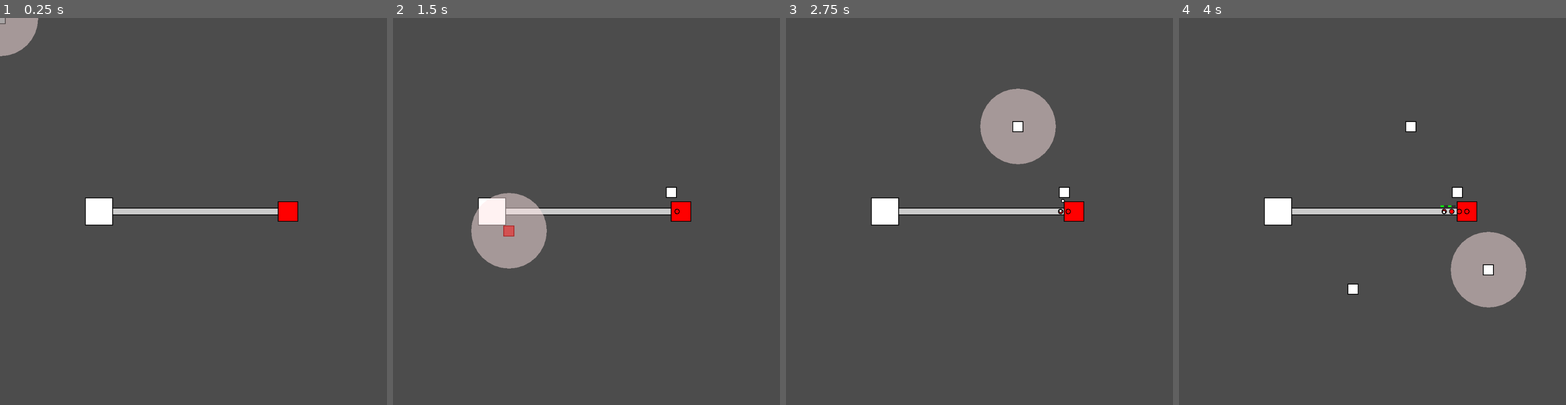
Above: before the commit, frames 1-4 (left to right).
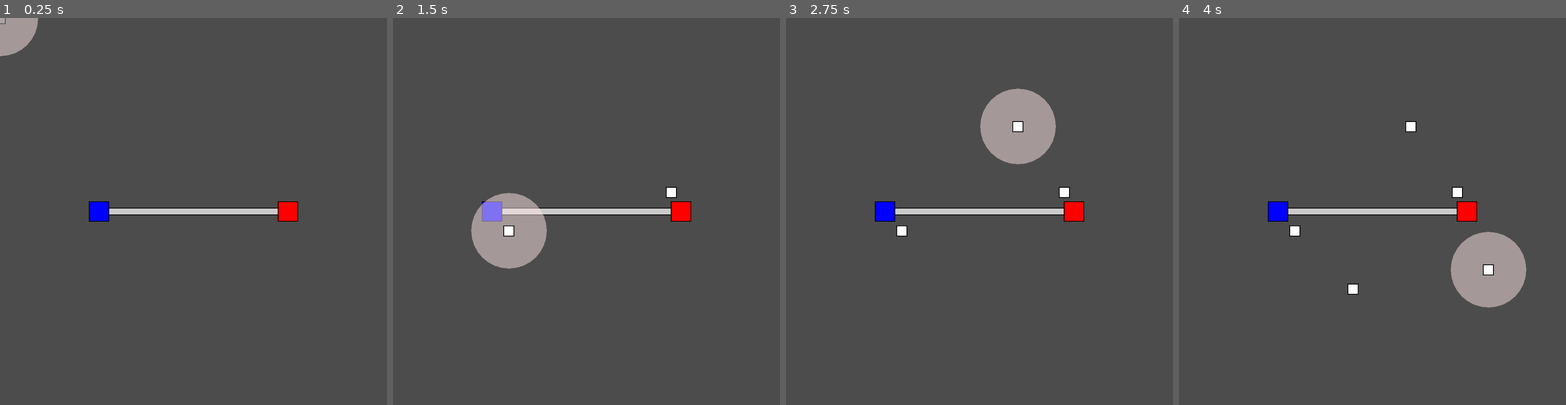
Above: after the commit, the same moments.

Repository: filiperferreira/TowerDeOffense
Game: Godot game, scene res://Game.tscn
The game is run twice, just before and just after one commit, with the same random seed, the same clock (stepped at 60 frames per second) and the same inputs.
Inputs (mouse positions are in pixels of both pictures, inside the frame that each line leads up to):
- Up to frame 1 (0.25 s): no input
- Up to frame 2 (1.5 s): tap Enter at 0.5 s; move the mouse to (671, 192) at 0.52 s; click (671, 192) at 0.6 s; tap Space at 1.25 s; move the mouse to (509, 230) at 1.27 s; click (509, 230) at 1.35 s
- Up to frame 3 (2.75 s): tap Enter at 2 s; move the mouse to (1018, 126) at 2.02 s; click (1018, 126) at 2.1 s
- Up to frame 4 (4 s): tap Space at 2.75 s; move the mouse to (1353, 288) at 2.77 s; click (1353, 288) at 2.85 s; move the mouse to (1488, 269) at 3.52 s; click (1488, 269) at 3.6 s

The runs differ from the first frame. In frame 1, 0.5% of the frame differs, in the area x 22-30%, y 46-54%; in frame 2, 0.6%; in frame 3, 0.6%; in frame 4, 0.7%, in the area x 22-76%, y 46-57%.

Commit message:
Changing gameplay rules

Diff:
--- /dev/null
+++ b/Game.gd
@@ -0,0 +1,3 @@
+extends Node2D
+
+var state
--- a/Game.tscn
+++ b/Game.tscn
@@ -1,7 +1,9 @@
-[gd_scene load_steps=2 format=2]
+[gd_scene load_steps=3 format=2]
 
 [ext_resource path="res://Level.tscn" type="PackedScene" id=1]
+[ext_resource path="res://Game.gd" type="Script" id=2]
 
 [node name="Game" type="Node2D"]
+script = ExtResource( 2 )
 
 [node name="Level" parent="." instance=ExtResource( 1 )]
--- a/Level.gd
+++ b/Level.gd
@@ -7,8 +7,8 @@
 
 const TOWER = preload("res://Tower.tscn")
 
-onready var spawner = $Spawner
-onready var castle = $Castle
+onready var enemy_spawner = $EnemySpawner
+onready var player_spawner = $PlayerSpawner
 onready var enemies = $Enemies
 onready var path_points = $PathPoints
 onready var towers = $Towers
@@ -23,7 +23,7 @@
 		draw_line(path[i], path[i+1], ROAD_COLOR, ROAD_WIDTH)
 
 func _ready():
-	spawner.connect("enemy_spawn", self, "spawn_enemy")
+#	spawner.connect("enemy_spawn", self, "spawn_enemy")
 	build_path()
 	tower_to_buy()
 
@@ -60,10 +60,10 @@
 	return path_collider
 
 func build_path():
-	path.push_back(spawner.position)
+	path.push_back(player_spawner.position)
 	for point in path_points.get_children():
 		path.push_back(point.position)
-	path.push_back(castle.position)
+	path.push_back(enemy_spawner.position)
 	update()
 	for i in path.size() - 1:
 		var path_collider = calculate_road_collider(path[i], path[i+1])
--- a/Level.tscn
+++ b/Level.tscn
@@ -1,7 +1,6 @@
-[gd_scene load_steps=5 format=2]
+[gd_scene load_steps=4 format=2]
 
 [ext_resource path="res://Spawner.tscn" type="PackedScene" id=1]
-[ext_resource path="res://Castle.tscn" type="PackedScene" id=2]
 [ext_resource path="res://Level.gd" type="Script" id=3]
 [ext_resource path="res://Area.tscn" type="PackedScene" id=4]
 
@@ -11,11 +10,13 @@
 [node name="Camera2D" type="Camera2D" parent="."]
 current = true
 
-[node name="Spawner" parent="." instance=ExtResource( 1 )]
+[node name="EnemySpawner" parent="." instance=ExtResource( 1 )]
 position = Vector2( 250, 0 )
+identity = "enemy_spawner"
 
-[node name="Castle" parent="." instance=ExtResource( 2 )]
+[node name="PlayerSpawner" parent="." instance=ExtResource( 1 )]
 position = Vector2( -250, 0 )
+identity = "player_spawner"
 
 [node name="Enemies" type="Node" parent="."]
 
--- a/Spawner.gd
+++ b/Spawner.gd
@@ -2,16 +2,27 @@
 
 const SPAWNER_SIZE = Vector2(50,50)
 const SPAWNER_POS = SPAWNER_SIZE/2 - SPAWNER_SIZE
-const SPAWNER_COLOR = Color(1,0,0)
+const SPAWNER_PLAYER_COLOR = Color(0,0,1)
+const SPAWNER_ENEMY_COLOR = Color(1,0,0)
 const SPAWNER_OUTLINE_SIZE = Vector2(54,54)
 const SPAWNER_OUTLINE_POS = SPAWNER_OUTLINE_SIZE/2 - SPAWNER_OUTLINE_SIZE
 const SPAWNER_OUTLINE_COLOR = Color(0,0,0)
 
 const ENEMY = preload("res://Enemy.tscn")
 
+onready var area = $Area
+
+export var identity = "unknown"
+
+func _ready():
+	area.set_identity(identity)
+
 func _draw():
 	draw_rect(Rect2(SPAWNER_OUTLINE_POS, SPAWNER_OUTLINE_SIZE), SPAWNER_OUTLINE_COLOR)
-	draw_rect(Rect2(SPAWNER_POS, SPAWNER_SIZE), SPAWNER_COLOR)
+	if identity == "player_spawner":
+		draw_rect(Rect2(SPAWNER_POS, SPAWNER_SIZE), SPAWNER_PLAYER_COLOR)
+	else:
+		draw_rect(Rect2(SPAWNER_POS, SPAWNER_SIZE), SPAWNER_ENEMY_COLOR)
 
 signal enemy_spawn
 func spawn_enemy():
--- a/Spawner.tscn
+++ b/Spawner.tscn
@@ -10,7 +10,6 @@
 script = ExtResource( 1 )
 
 [node name="SpawnTimer" type="Timer" parent="."]
-autostart = true
 
 [node name="Area" parent="." instance=ExtResource( 2 )]
 identity = "spawner"
